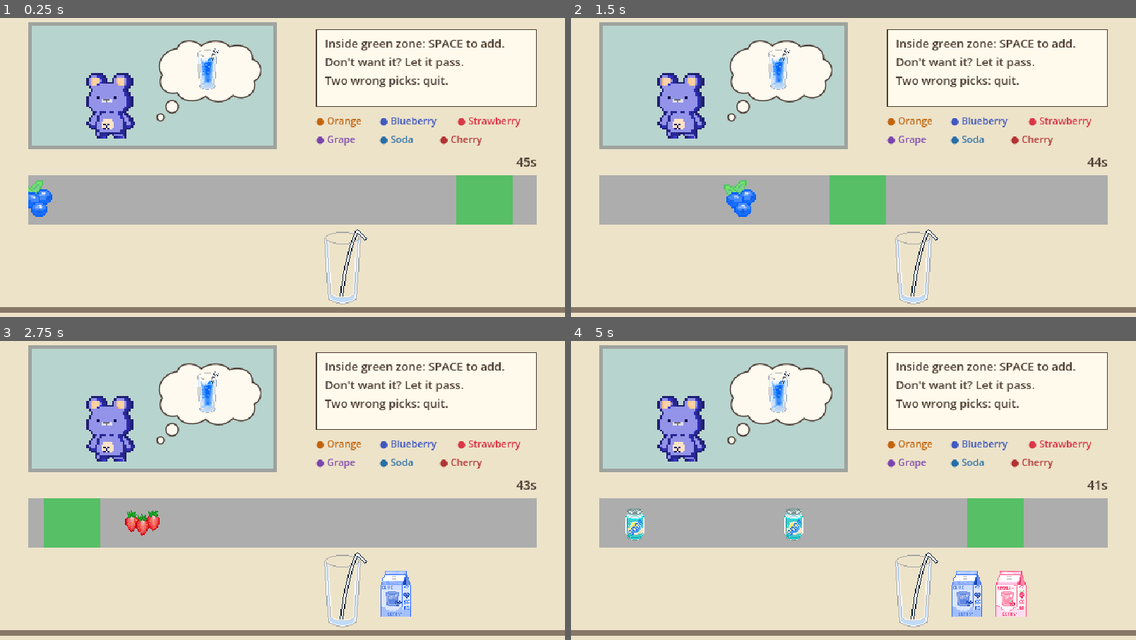
Above: before the commit, frames 1-4 (two rows, left to right).
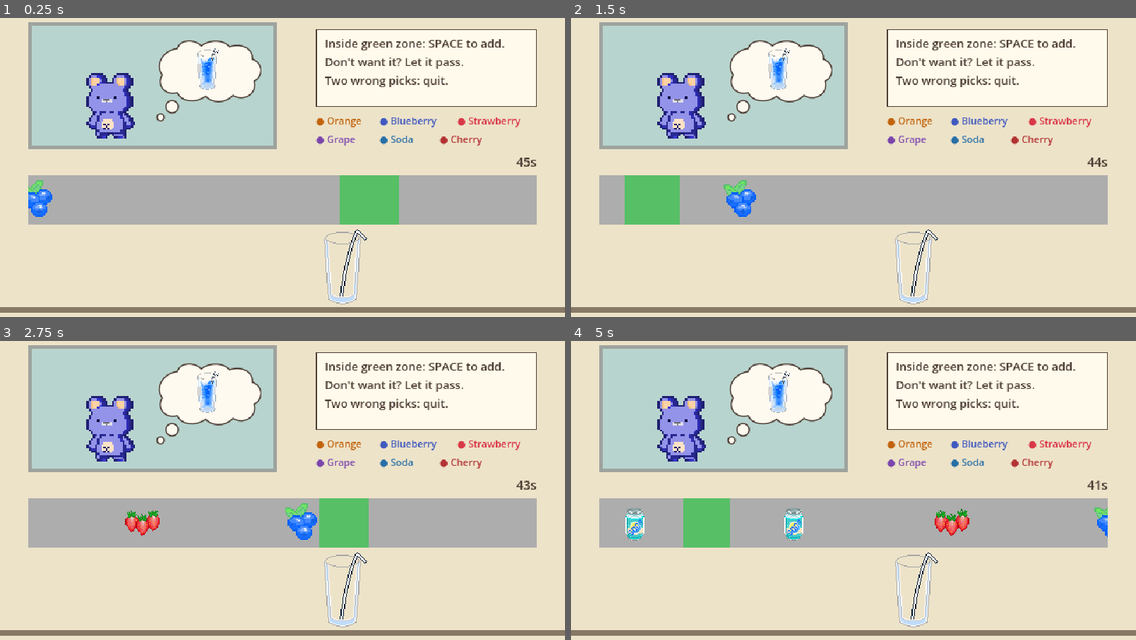
Above: after the commit, the same moments.

Repository: Xunn3714/IMGD2900
Game: Godot game, scene res://scenes/main.tscn
The game is run twice, just before and just after one commit, with the same random seed, the same clock (stepped at 60 frames per second) and the same inputs. The engine's default icon, where the game draws it, is replaced by a stand-in: a white triangle on a blue panel in a dark square.
Inputs:
- Up to frame 1 (0.25 s): no input
- Up to frame 2 (1.5 s): tap Enter at 0.5, 1.35 s; hold Space (add_ingredient) 0.53-1.28 s
- Up to frame 3 (2.75 s): hold Space (add_ingredient) from 2.03 s (still down)
- Up to frame 4 (5 s): release Space (add_ingredient) at 2.78 s; tap Enter at 2.85, 4.35 s; hold Space (add_ingredient) 3.53-4.28 s

The runs differ from the first frame. In frame 1, 3.4% of the frame differs, in the area x 60-91%, y 52-70%; in frame 2, 3.3%; in frame 3, 4.3%; in frame 4, 5.1%, in the area x 19-95%, y 52-93%.

Commit message:
github is hard

Diff:
--- a/scripts/main.gd
+++ b/scripts/main.gd
@@ -88,7 +88,7 @@
 		&"strawberry": strawberry_syrup_art, &"grape": grape_syrup_art,
 		&"cherry": cherry_syrup_art, &"soda": soda_art,
 	}
-	hit_zone_speed = randf_range(140.0, 300.0)
+	_randomize_hit_zone_speed()
 	hit_zone_direction = 1.0 if randf() < 0.5 else -1.0
 	hit_zone.position = Vector2(hit_center - hit_width * 0.5, 198.0)
 	hit_zone.size = Vector2(hit_width, 56.0)
@@ -141,6 +141,7 @@
 	non_soda_spawn_streak = 0
 	spawn_elapsed = 0.0
 	elapsed = 0.0
+	hit_width = 64.0
 	restart_delay = 0.0
 	drink.visible = false
 	result_panel.visible = false
@@ -154,8 +155,18 @@
 	if rules.finished:
 		restart_delay = maxf(0.0, restart_delay - delta)
 		return
+	elapsed += delta
+
+	# 0 is the start of the round 1 is the end
+	var round_length: float = clampf(elapsed / round_duration, 0.0, 1.0)
+
+	var shrinking: float = clampf(round_length / 0.25, 0.0, 1.0)
+	var bounce: float = absf(sin(elapsed * 8.0)) * 4.0
+
+	hit_width = lerpf(64.0, 32.0, shrinking) + bounce
+	hit_zone.size.x = hit_width
 	_moving_hit_zone(delta)
-	elapsed += delta
+
 	timer_label.text = "%ds" % maxi(0, ceili(round_duration - elapsed))
 	if elapsed >= round_duration:
 		rules.expire()
@@ -286,13 +297,19 @@
 	if hit_center <= min_center:
 		hit_center = min_center
 		hit_zone_direction = 1.0
-		hit_zone_speed = randf_range(140.0, 300.0)
+		_randomize_hit_zone_speed()
 	elif hit_center >= max_center:
 		hit_center = max_center
 		hit_zone_direction = -1.0
-		hit_zone_speed = randf_range(140.0, 300.0)
+		_randomize_hit_zone_speed()
 
 	hit_zone.position = Vector2(hit_center - hit_width * 0.5, 198.0)
+
+func _randomize_hit_zone_speed() -> void:
+	var round_length: float = clampf(elapsed / round_duration, 0.0, 1.0)
+	var min_speed: float = lerpf(220.0, 360.0, round_length)
+	var max_speed: float = lerpf(320.0, 460.0, round_length)
+	hit_zone_speed = randf_range(min_speed, max_speed)
 
 func _clear_ingredients() -> void:
 	for item in ingredient_container.get_children():
